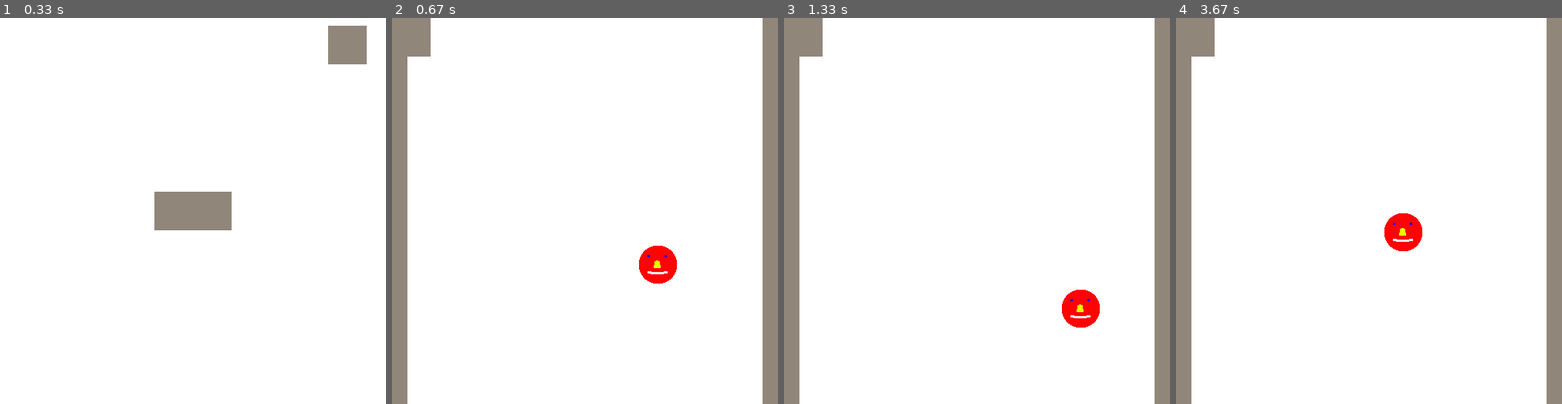
Above: before the commit, frames 1-4 (left to right).
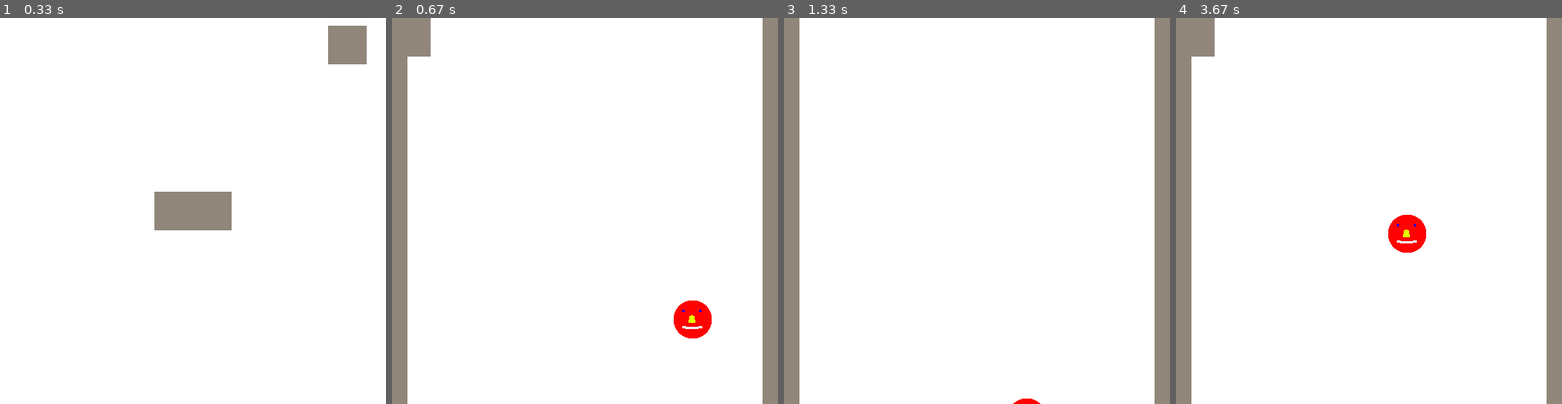
Above: after the commit, the same moments.

Repository: Wissi00/Projet-CMI
Game: pygame game, started from Main.py
The game is run twice, just before and just after one commit, with the same random seed, the same clock (stepped at 60 frames per second) and the same inputs.
Inputs (mouse positions are in pixels of both pictures, inside the frame that each line leads up to):
- Up to frame 1 (0.33 s): no input
- Up to frame 2 (0.67 s): click (585, 211) at 0.38 s
- Up to frame 3 (1.33 s): tap Space at 0.67 s
- Up to frame 4 (3.67 s): click (1511, 346) at 1.55 s; click (1369, 211) at 1.95 s; move the mouse to (1349, 311) at 2.2 s; click (1349, 311) at 2.37 s; click (1369, 211) at 3.38 s

Frame 1 is identical in both runs. In frame 2, 1.5% of the frame differs, in the area x 64-83%, y 59-83%; in frame 3, 1.4%; in frame 4, 0.3%.

Commit message:
Ajout du saut
Correction du saut pour éviter de monter à l'infini

Diff:
--- a/Game.py
+++ b/Game.py
@@ -5,8 +5,8 @@
 
 
 MenuButton=Button(0,0,placeHolder,50,50)
-
 def game():
+    jumpdispo = True
     mur1=mur(placeHolder,0,20)
     mur2=mur(placeHolder,480,20)
     Player1=oiseau(oiseauImg,250,250,mur1,mur2)
@@ -24,11 +24,21 @@
         mur2.draw()
         Player1.mouvX()
         Player1.draw()
-        isJumping = pygame.key.get_pressed()[pygame.K_SPACE]
+        if pygame.key.get_pressed()[pygame.K_SPACE]:
+            if jumpdispo:
+                isJumping = True
+                jumpdispo = False
+            else:
+                isJumping = False
+        else:
+            isJumping = False
+            if jumpdispo == False:
+                jumpdispo = True
+                isJumping = False
         Player1.mouvY(isJumping)
         if Player1.y>500:
             MenuLost()
         if MenuButton.drawClick():
             menu()
         pygame.display.update()
-        clock.tick(60)
+        clock.tick(100)
